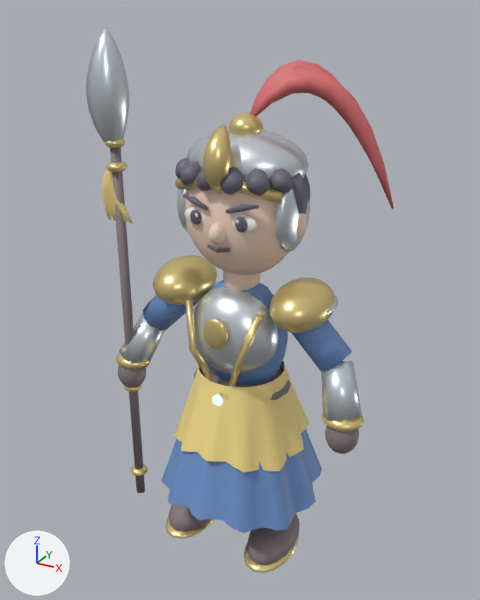
Renders of the glTF model samkok/web/models/43-e1.glb from each side of a commit.
The view is the same before and after, from a 50 mm lens placed at (1.9, -3.47, 3.61), pointed at (-0.03, 0.04, 1.86). Lighting does not change. The marker at lower left points along +X, +Y and +Z. The picture after the commit comes second.

Objects in the first picture: '43_T1_Azure Dragon_Mesh'.
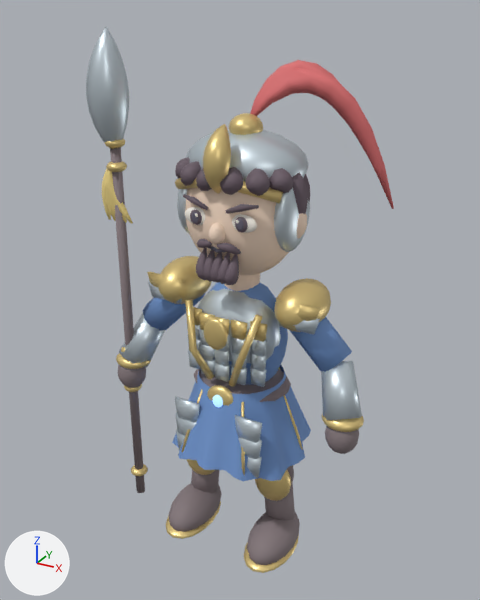
What differs and where, as boxes [x1, y1, x2, y2] in the pictures (480 x 600 px; the box of a moved part takes in the faces that stretch with it):
part 1 of me_43_t1_azure_dragon_mesh, moved or reshaped
    before: [194, 287, 279, 375]
    after: [197, 288, 281, 363]
part 2 of me_43_t1_azure_dragon_mesh, deleted (mostly hidden)
    before: [326, 295, 338, 316]
part 3 of me_43_t1_azure_dragon_mesh, moved or reshaped
    before: [153, 255, 335, 533]
    after: [147, 239, 331, 481]
part 4 of me_43_t1_azure_dragon_mesh, recoloured (grey to dark grey)
    both: [175, 157, 310, 230]

Patch to the scene script:
```diff
--- a/samkok/web/models/43-e1.glb.py
+++ b/samkok/web/models/43-e1.glb.py
@@ mat_hair_251b22 @@
+mat_hair_251b22 = principled_material('Hair 251b22')
+mat_hair_251b22.base_color = (0.145, 0.106, 0.133)  # dark grey #6a5c66
+mat_hair_251b22.roughness = 0.72
@@ me_43_t1_azure_dragon_mesh @@
 # used by ob_43_t1_azure_dragon_mesh; location = (0.0, 0.0, 0.0)
-me_43_t1_azure_dragon_mesh.from_pydata(...)  # 10176 vertices, 18592 faces; spans x -0.96..0.92, y -0.59..0.59, z 0.02..3.51
+me_43_t1_azure_dragon_mesh.from_pydata(...)  # 10232 vertices, 18716 faces; spans x -0.96..0.92, y -0.49..0.49, z 0.02..3.51
+# me_43_t1_azure_dragon_mesh part 1: the loose piece of 176 vertices spanning x -0.31..0.31, y -0.32..0.12, z 1.4..2.0 is scaled about its middle by (1, 0.909, 1), then moved by (0.0, 0.04, 0.0)
+# me_43_t1_azure_dragon_mesh part 2: the loose piece of 176 vertices spanning x 0.29..0.63, y -0.2..0.26, z 1.88..1.99 is deleted
+# me_43_t1_azure_dragon_mesh part 3: 552 vertices moved from x -0.62..0.62, y -0.59..0.59, z 0.44..2.08 to x -0.59..0.59, y -0.49..0.49, z 0.77..2.08; 240 vertices removed from x -0.48..0.48, y -0.48..0.48, z 0.83..1.4; 648 vertices added at x -0.61..0.61, y -0.38..-0.16, z 0.81..2.38
+# me_43_t1_azure_dragon_mesh part 4: 2160 faces spanning x -0.43..0.43, y -0.33..0.33, z 2.39..2.8 switch from mat_hair_262430 (grey #6c6978) to mat_hair_251b22 (dark grey #6a5c66)
+# other edits to the shape of me_43_t1_azure_dragon_mesh do not show in these pictures
 me_43_t1_azure_dragon_mesh.materials.append(mat_silk_294c9b)
```
